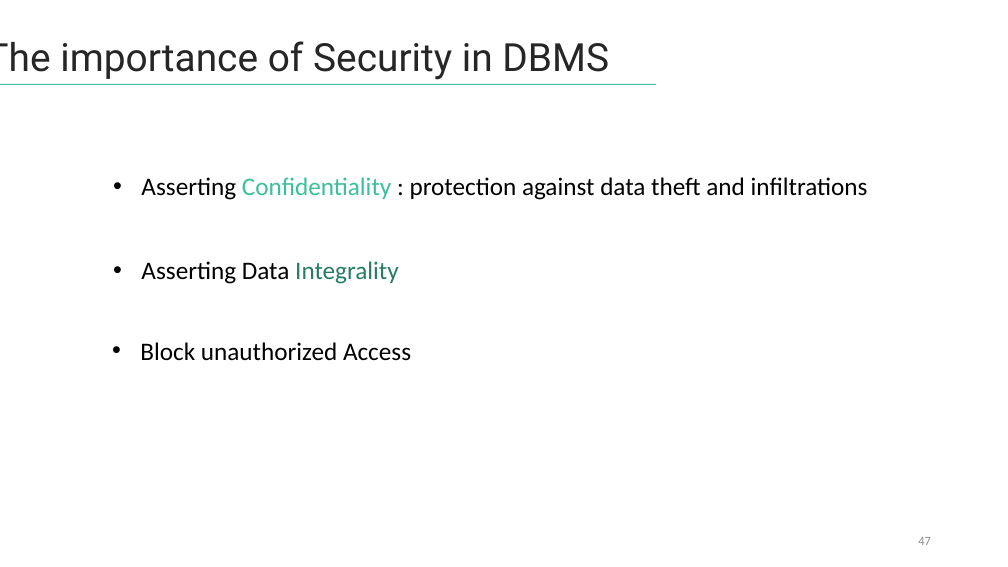
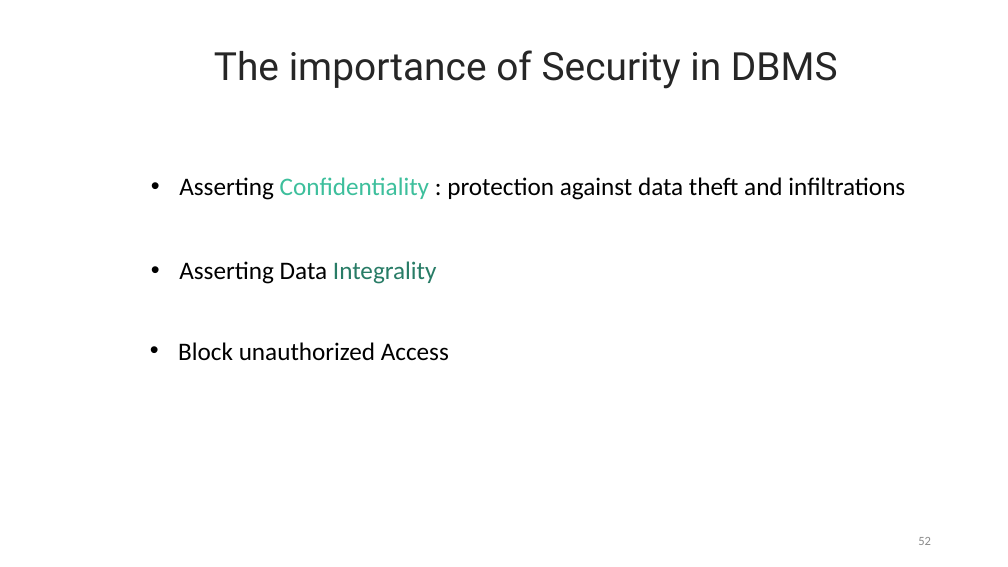
Before and after one commit to lahcenrahlaoui/Wingardium_Leviosaaaa, a slide deck: slide 52 of Presentation-projet-SQLite (1) - Copy.pptx (slide 47 before the commit). Drawn at 1008x567 pixels with LibreOffice and Linux fonts; fonts in the diff are those of the drawing. Boxes give left, top, right and bottom in pixels: in the first picture for what was removed or moved away, otherwise in the second. Text is boxed around its words. In the diff, an @@ line names an element or a change of style, - is before the commit and + after.

```diff
--- a/Presentation-projet-SQLite (1) - Copy.pptx
+++ b/Presentation-projet-SQLite (1) - Copy.pptx
@@ text "The importance of Security in ..." rewrapped from (x1=0, y1=41, x2=609, y2=80) to (x1=214, y1=50, x2=838, y2=89) @@
@@ line removed from (0, 85) to (656, 85) @@
@@ rectangle "Asserting Confidentiality : protection against ..." at (x1=106, y1=167, x2=948, y2=205): list level 1 to 2 in "Asserting Confidentiality : protection against ..." @@
@@ text "Asserting Data Integrality" at (x1=179, y1=261, x2=437, y2=284): list level 1 to 2 in "Asserting Data Integrality" @@
@@ text "Block unauthorized Access" at (x1=178, y1=342, x2=449, y2=361): list level 1 to 2 in "Block unauthorized Access" @@
@@ page number at (x1=918, y1=537, x2=931, y2=545): text changed @@
-47
+52
```
Also in this commit, not shown: 14 other slides changed, 14 slides added, 9 slides removed.
